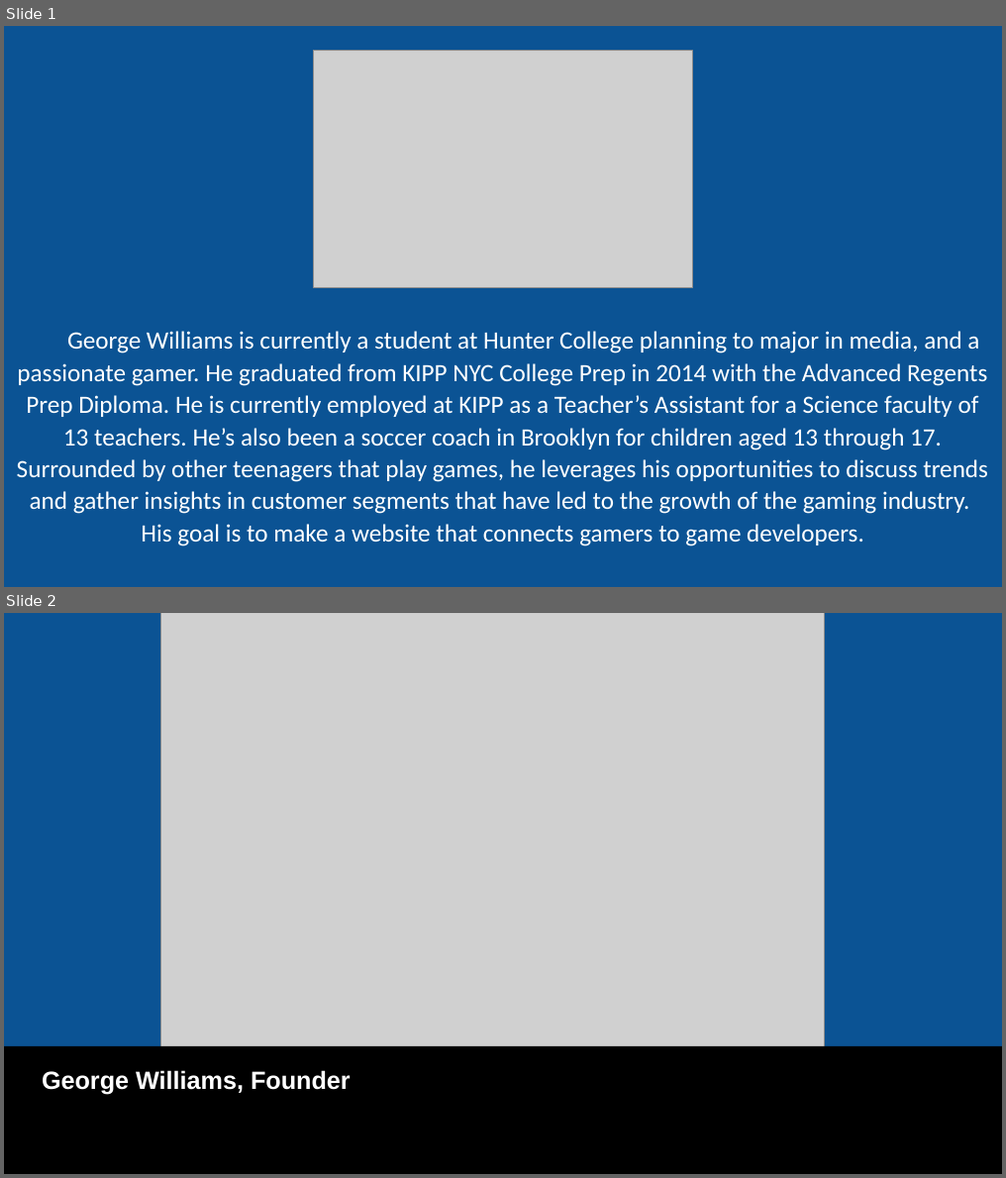
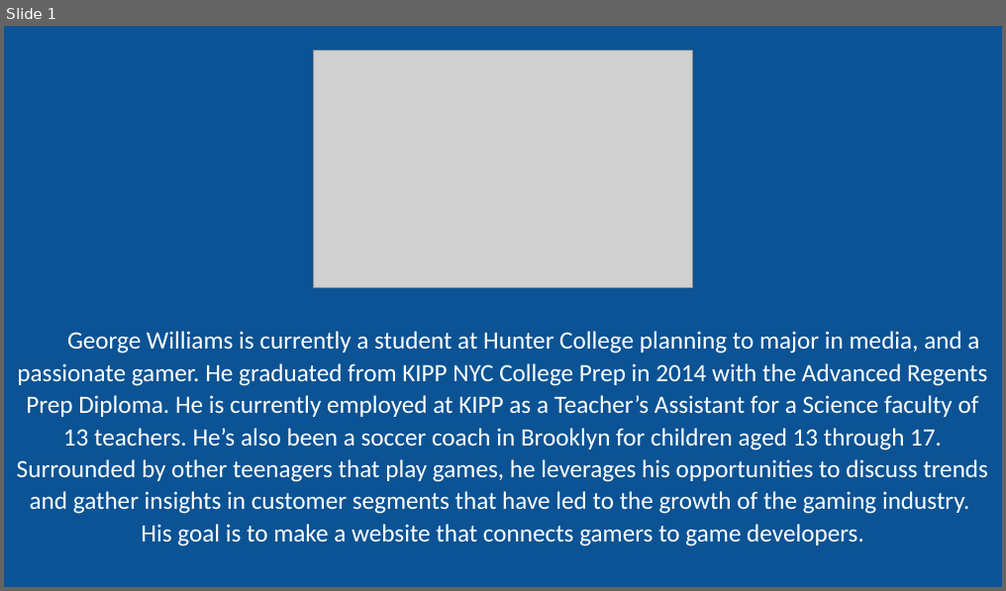
Before and after one commit to George-Williams/DisruptHarlem03, a slide deck: individual_project-game_up_website/Copy of Pitch Template.pptx. Shown one above the other, each under a label of ours: slides 1 and 2 before the commit, slide 1 after it. The pictures are 1006x1178 and 1006x591 pixels, drawn with LibreOffice and Linux fonts; fonts in the diff are those of the drawing; grey boxes stand for pictures. Boxes give left, top, right and bottom in pixels: in the first picture for what was removed or moved away, otherwise in the second. Text is boxed around its words. In the diff, an @@ line names an element or a change of style, - is before the commit and + after.

```diff
--- a/individual_project-game_up_website/Copy of Pitch Template.pptx
+++ b/individual_project-game_up_website/Copy of Pitch Template.pptx
@@ slide 2 removed at (4,613,1002,1174), background #0B5394 @@
@@ picture removed at (160,613,825,1174) @@
@@ rectangle removed at (4,1046,1002,1173) @@
-George Williams, Founder
```
Also in this commit, not shown: 5 slides changed, 2 slides added, 3 other slides removed, 1 other file.
